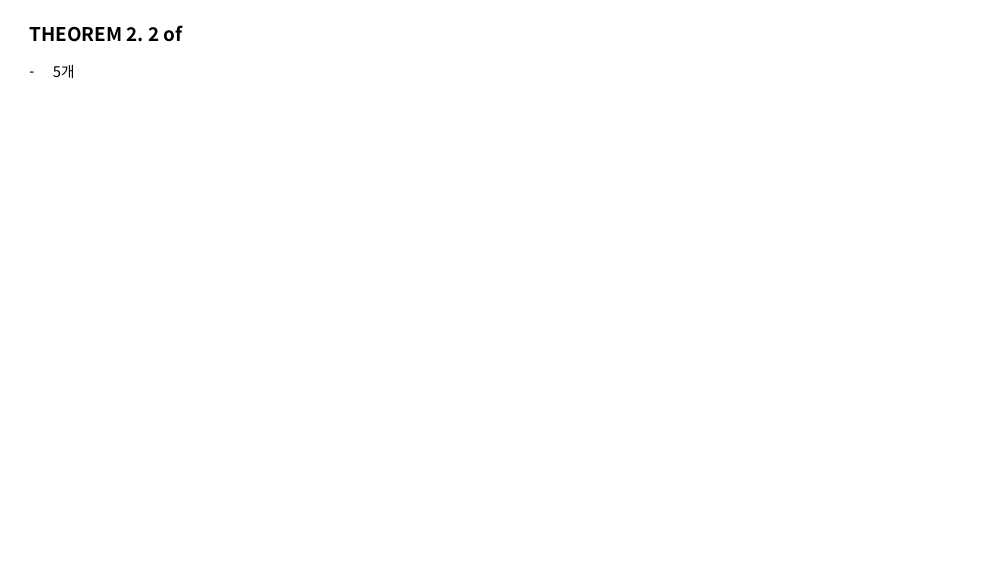
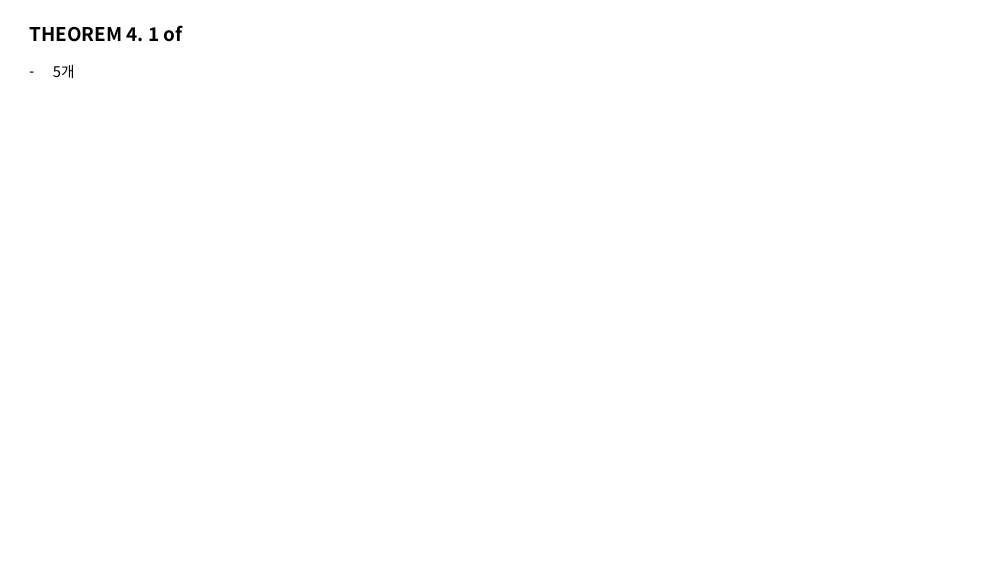
Before and after one commit to kimjiil/kimjiil.github.io, a slide deck: slide 31 of assets/images/2023-08-16-algorithm_study_00/HuShing 그림자료.pptx (slide 26 before the commit). Drawn at 1008x567 pixels with LibreOffice and Linux fonts; fonts in the diff are those of the drawing. Boxes give left, top, right and bottom in pixels: in the first picture for what was removed or moved away, otherwise in the second. Text is boxed around its words. In the diff, an @@ line names an element or a change of style, - is before the commit and + after.

```diff
--- a/assets/images/2023-08-16-algorithm_study_00/HuShing 그림자료.pptx
+++ b/assets/images/2023-08-16-algorithm_study_00/HuShing 그림자료.pptx
@@ text at <box>29,25,183,42</box>: text changed @@
-THEOREM 2. 2 of
+THEOREM 4. 1 of
```
Also in this commit, not shown: 1 other slide changed, 5 slides added, 3 slides removed, 2 other files.
